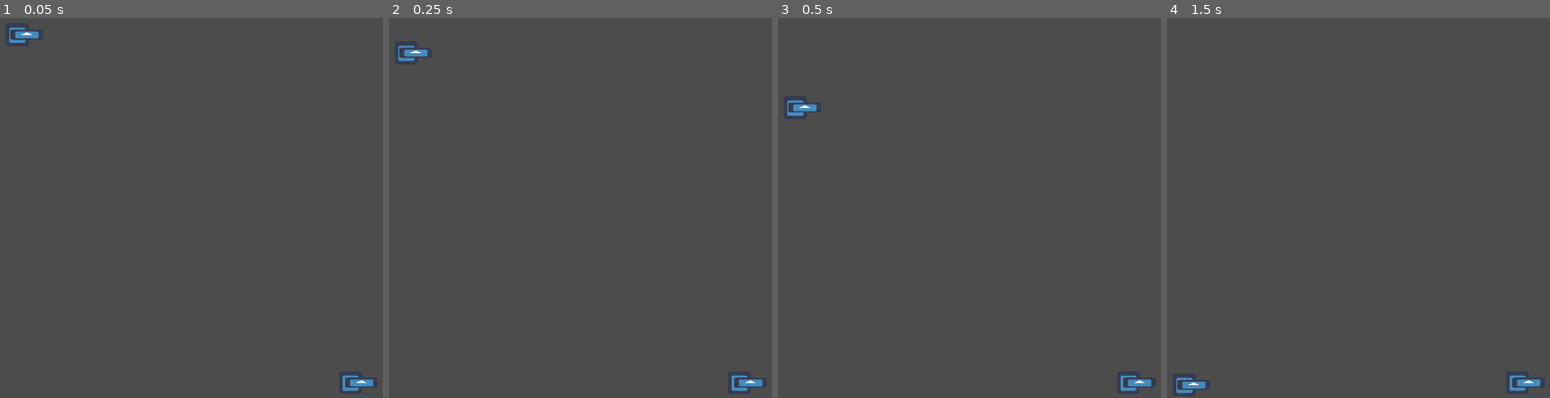
Above: before the commit, frames 1-4 (left to right).
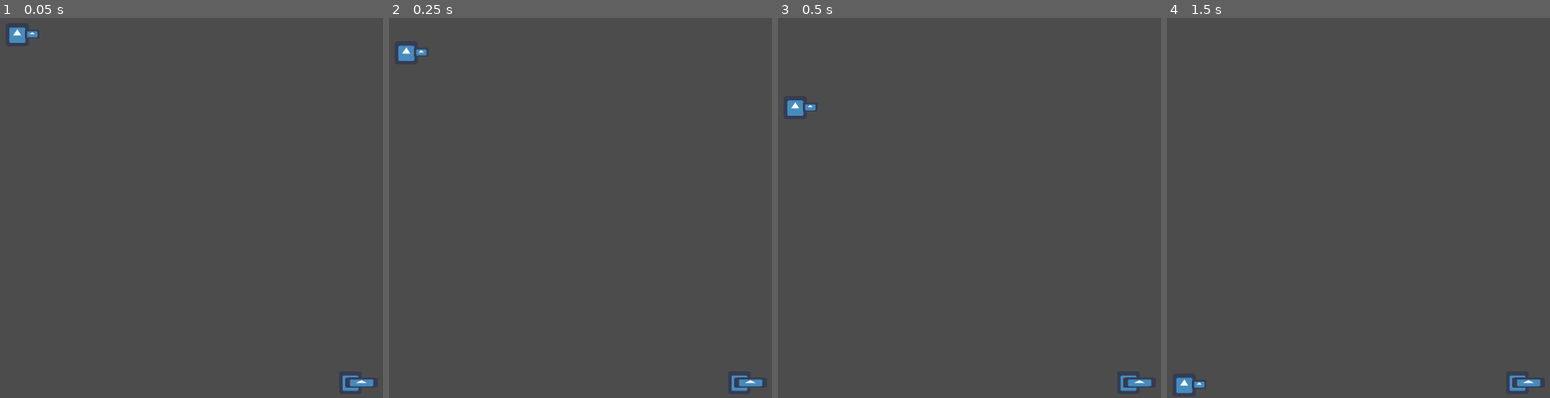
Above: after the commit, the same moments.

Repository: ternaryCat/godot_wild_jam_17
Game: Godot game, scene res://scenes/game.tscn
Two runs of this game, one before a commit and one after it. Both use one fixed random seed, a clock stepped at 60 frames per second and the inputs below. The engine's default icon, where the game draws it, is replaced by a stand-in: a white triangle on a blue panel in a dark square.
Inputs (mouse positions are in pixels of both pictures, inside the frame that each line leads up to):
- Up to frame 1 (0.05 s): no input
- Up to frame 2 (0.25 s): no input
- Up to frame 3 (0.5 s): no input
- Up to frame 4 (1.5 s): move the mouse to (outside the picture) at 0.52 s; press the mouse at (outside the picture) at 0.53 s; hold D (move_right) from 0.53 s (still down); tap W (jump) at 0.77 s; move the mouse to (1316, 223) at 1.27 s; release the mouse at (1316, 223) at 1.28 s; click (1316, 223) at 1.35 s

The runs differ from the first frame. In frame 1, 0.1% of the frame differs, in the area x 2-11%, y 2-6%; in frame 2, 0.1%; in frame 3, 0.1%; in frame 4, 0.1%.

Commit message:
create basic saw gun

Diff:
--- /dev/null
+++ b/presets/game/guns/saw_gun.tscn
@@ -0,0 +1,33 @@
+[gd_scene load_steps=4 format=2]
+
+[ext_resource path="res://scripts/presets/game/guns/saw_gun/saw_gun.gd" type="Script" id=1]
+[ext_resource path="res://icon.png" type="Texture" id=2]
+
+[sub_resource type="RectangleShape2D" id=1]
+extents = Vector2( 6.02595, 12.6651 )
+
+[node name="saw_gun" type="Node2D"]
+script = ExtResource( 1 )
+
+[node name="skin" type="Sprite" parent="."]
+position = Vector2( 11.5823, 0.463294 )
+scale = Vector2( 0.638054, 0.39193 )
+texture = ExtResource( 2 )
+
+[node name="damage_area" type="Area2D" parent="."]
+position = Vector2( 25.5523, 0.757204 )
+collision_layer = 4
+collision_mask = 2
+
+[node name="collision" type="CollisionShape2D" parent="damage_area"]
+shape = SubResource( 1 )
+
+[node name="delay_timer" type="Timer" parent="."]
+wait_time = 0.35
+one_shot = true
+
+[node name="atack_period_timer" type="Timer" parent="."]
+wait_time = 2.0
+one_shot = true
+
+[connection signal="timeout" from="atack_period_timer" to="." method="_on_atack_period_timer_timeout"]
--- a/presets/game/player.tscn
+++ b/presets/game/player.tscn
@@ -1,9 +1,10 @@
-[gd_scene load_steps=7 format=2]
+[gd_scene load_steps=8 format=2]
 
 [ext_resource path="res://scripts/presets/game/player/player.gd" type="Script" id=1]
 [ext_resource path="res://icon.png" type="Texture" id=2]
 [ext_resource path="res://themes/player_theme.tres.theme" type="Theme" id=3]
-[ext_resource path="res://presets/game/guns/machine_gun.tscn" type="PackedScene" id=4]
+[ext_resource path="res://presets/game/guns/saw_gun.tscn" type="PackedScene" id=4]
+[ext_resource path="res://presets/game/guns/machine_gun.tscn" type="PackedScene" id=5]
 
 [sub_resource type="RectangleShape2D" id=1]
 extents = Vector2( 33.3454, 32.2625 )
@@ -13,6 +14,7 @@
 
 [node name="player" type="KinematicBody2D"]
 position = Vector2( 0, 1.10803 )
+collision_layer = 0
 script = ExtResource( 1 )
 
 [node name="collision" type="CollisionShape2D" parent="."]
@@ -33,6 +35,10 @@
 percent_visible = false
 
 [node name="weapon" parent="." instance=ExtResource( 4 )]
+position = Vector2( 30.2577, -2.01623 )
+
+[node name="weapon2" parent="." instance=ExtResource( 5 )]
+visible = false
 position = Vector2( 26.4598, -0.174515 )
 
 [node name="damage_detector" type="Area2D" parent="."]
--- /dev/null
+++ b/scripts/presets/game/guns/saw_gun/saw_gun.gd
@@ -0,0 +1,14 @@
+extends BaseGun
+
+var damage: = 50
+
+func shoot():
+  if !$delay_timer.is_stopped() or !$atack_period_timer.is_stopped():
+    return
+
+  $damage_area/collision.disabled = false
+  $atack_period_timer.start()
+
+func _on_atack_period_timer_timeout():
+  $damage_area/collision.disabled = true
+  $delay_timer.start()
